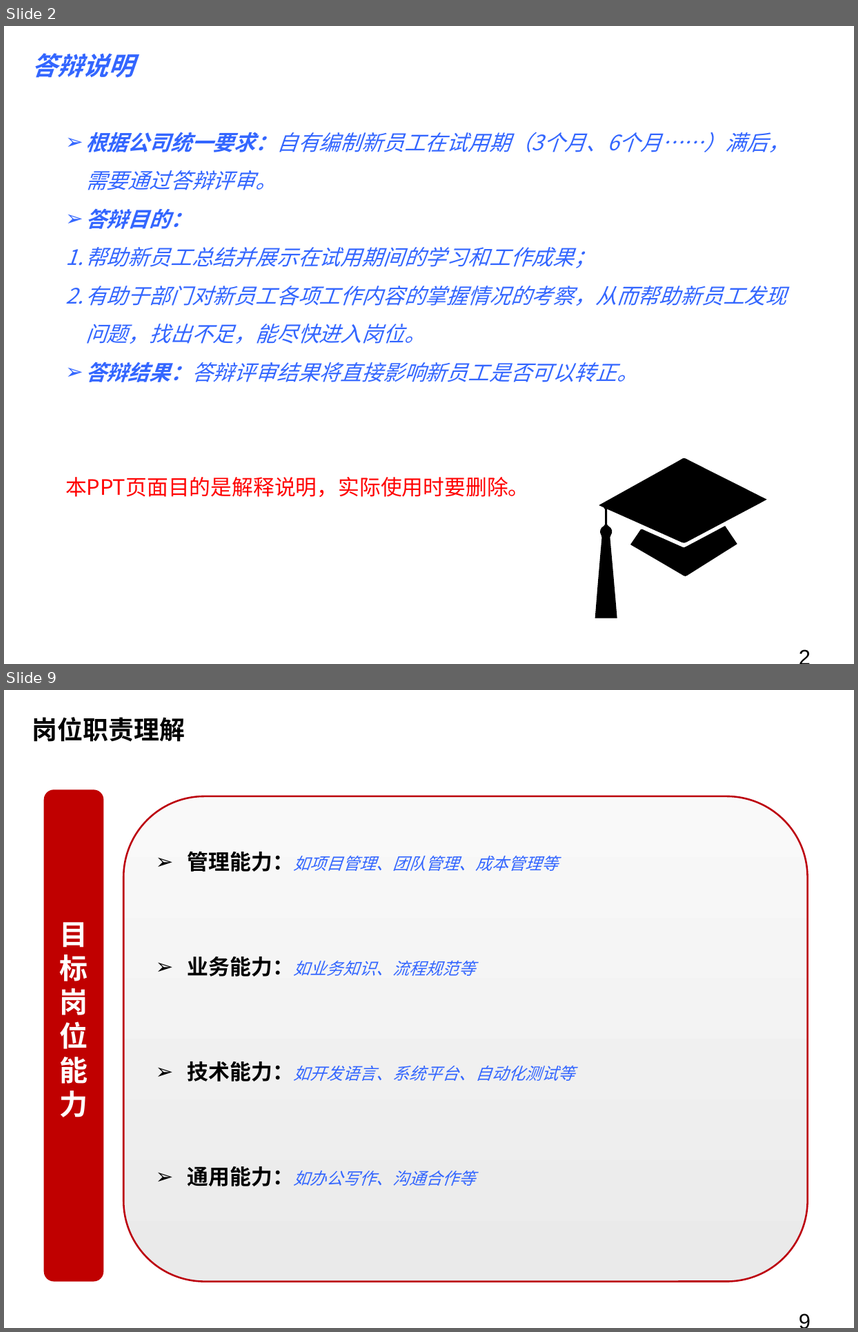
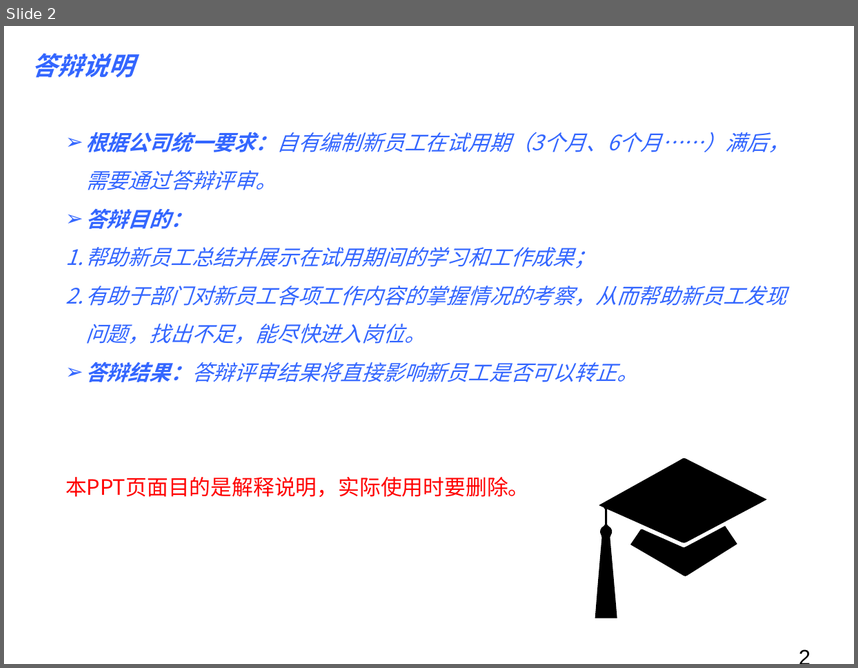
Before and after one commit to donghuizhou/drag-form-new, a slide deck: src/ppt.pptx. Shown one above the other, each under a label of ours: slides 2 and 9 before the commit, slide 2 after it; the slides between them are not shown. The pictures are 858x1332 and 858x668 pixels, drawn with LibreOffice and Linux fonts; fonts in the diff are those of the drawing; background and template pictures are left out. Boxes give left, top, right and bottom in pixels: in the first picture for what was removed or moved away, otherwise in the second. Text is boxed around its words. In the diff, an @@ line names an element or a change of style, - is before the commit and + after.

```diff
--- a/src/ppt.pptx
+++ b/src/ppt.pptx
@@ slide 9 removed at <box>4,690,854,1328</box>, background picture (left out) @@
@@ text removed at <box>32,717,185,742</box> @@
-岗位职责理解
@@ rounded rectangle removed at <box>44,789,103,1281</box> @@
-目
-标
-岗
-位
-能
-力
@@ rounded rectangle removed at <box>124,796,808,1281</box> @@
-➢ 管理能力：如项目管理、团队管理、成本管理等
-➢ 业务能力：如业务知识、流程规范等
-➢ 技术能力：如开发语言、系统平台、自动化测试等
-➢ 通用能力：如办公写作、沟通合作等
@@ page number removed at <box>791,1304,846,1317</box> @@
-9
```
Also in this commit, not shown: 16 other slides removed.
